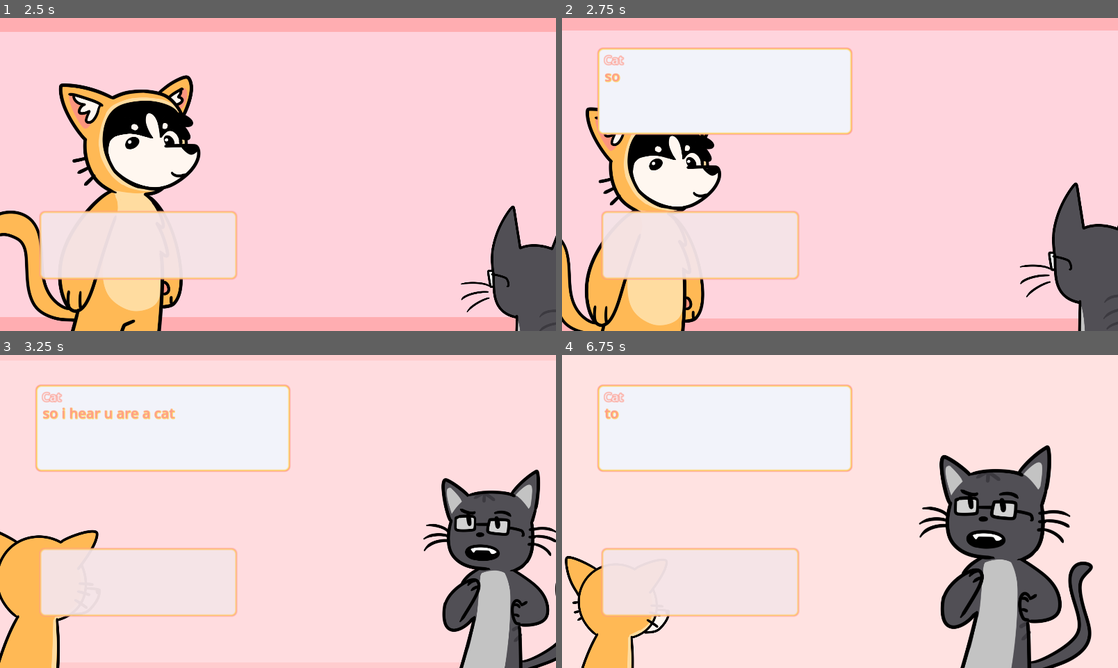
Above: before the commit, frames 1-4 (two rows, left to right).
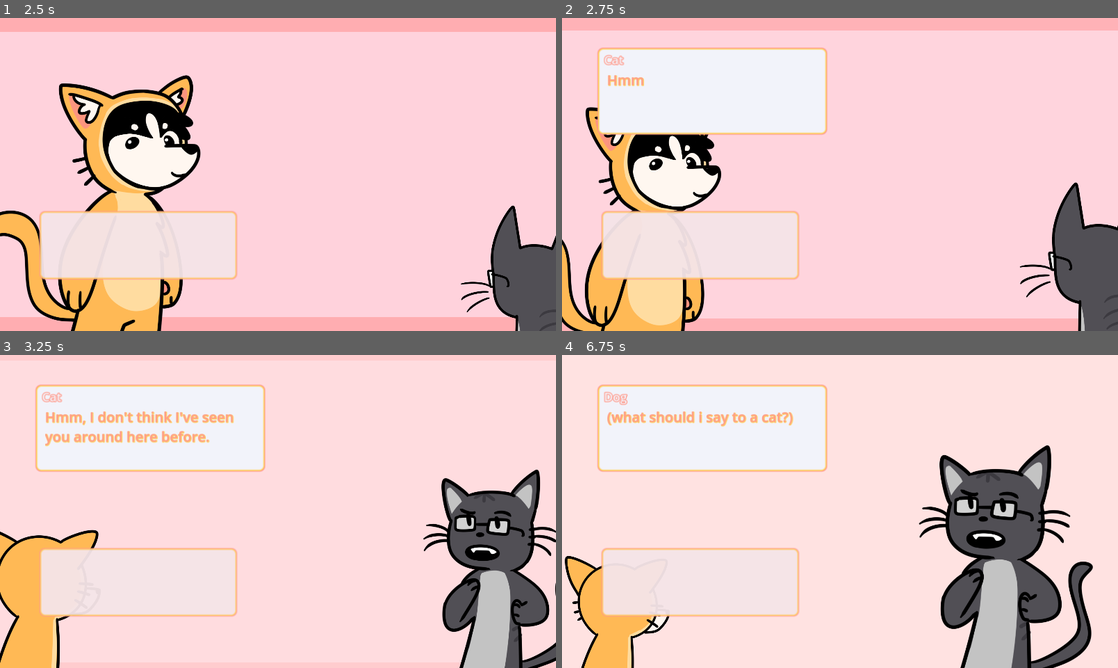
Above: after the commit, the same moments.

Repository: crawsoir/pizza_game
Game: Godot game, scene res://main.tscn
Same seed, same stepped clock (60 frames per second), same inputs: the game is played once before the commit and once after it.
Inputs:
- Up to frame 1 (2.5 s): click "START!!" at 0.5 s; tap Space (interact) at 1.35, 2.1 s
- Up to frame 2 (2.75 s): no input
- Up to frame 3 (3.25 s): tap Space (interact) at 2.85 s
- Up to frame 4 (6.75 s): tap Space (interact) every 0.75 s from 3.6 to 6.6 s

Frame 1 is identical in both runs. In frame 2, 1.5% of the frame differs, in the area x 7-53%, y 9-38%; in frame 3, 3.0%; in frame 4, 2.2%.

Commit message:
Make first battle file

Diff:
--- a/Battlescreen/BattleScreen.tscn
+++ b/Battlescreen/BattleScreen.tscn
@@ -43,11 +43,10 @@
 json_path = "res://Eventmanager/events/battle1.json"
 
 [node name="InteractiveDialogueBox" parent="." instance=ExtResource("7_tgbch")]
-visible = false
 layout_mode = 0
 offset_left = 75.0
 offset_top = 63.0
-offset_right = 600.0
+offset_right = 548.0
 offset_bottom = 240.0
 
 [node name="RoundTimer" type="TextureProgressBar" parent="."]
--- a/DialogueBox/InteractiveDialogueBox.tscn
+++ b/DialogueBox/InteractiveDialogueBox.tscn
@@ -40,9 +40,9 @@
 
 [node name="Text" type="RichTextLabel" parent="."]
 layout_mode = 0
-offset_left = 13.0
-offset_top = 36.0
-offset_right = 444.0
+offset_left = 18.0
+offset_top = 44.0
+offset_right = 440.0
 offset_bottom = 167.0
 theme_override_colors/default_color = Color(1, 0.607843, 0.54902, 1)
 theme_override_colors/font_shadow_color = Color(1, 0.803922, 0.341176, 1)
--- a/Eventmanager/events/battle1.json
+++ b/Eventmanager/events/battle1.json
@@ -2,32 +2,70 @@
   "metadata": {
 	"track_speed": 10,
 	"cat_number": 1,
-	"cat_name": "who knows"
+	"cat_name": "Cat"
   },
   "events": [
-		{
-	  "num": 1,
+	{
 	  "type": "dialogue",
 	  "dialogue": [
-		{"text": "so i hear u are a cat"},
-		{"name": "dog", "text": "sus"}
+		{"text": "Hmm, I don't think I've seen you around here before."},
+		{"text": "Can you talk?"},
+		{"name": "Dog", "text": "(oh no)"},
+		{"name": "Dog", "text": "(what should i say to a cat?)"}
 	  ]
 	},
 	{
-	  "num": 1,
+	  "type": "battle",
+	  "hint": [
+		{"name": "Dog", "text": "(what do cats say?)"},
+	  ],
+	  "word_list": [
+		{"word": "meow", "score": 15}
+	  ]
+	},
+	{
 	  "type": "dialogue",
 	  "dialogue": [
-		{"text": "so i hear u are a cat"},
-		{"name": "dog", "text": "sus"}
+		{"text": "Meow indeed. I agree with you."},
+		{"text": "But what about the economy? How does that make you feel?"},
+		{"name": "Dog", "text": "(economy?!?)"},
 	  ]
-	}
+	},
+	{
+	  "type": "battle",
+	  "hint": [
+		{"name": "Dog", "text": "(how do i feel about the economy?)"},
+	  ],
+	  "word_list": [
+		{"word": "hiss", "score": 15}
+	  ]
+	},
+	{
+	  "type": "dialogue",
+	  "dialogue": [
+		{"text": "It's a cat-astrophe! I'm pawsitively enraged!"},
+		{"name": "Dog", "text": "*vigorously nodding*"},
+		{"text": "I'm glad you're understanding. We'd make fine furriends"},
+	  ]
+	},
+	{
+	  "type": "battle",
+	  "hint": [
+		{"name": "Dog", "text": "(how do i feel about making new friends?)"},
+	  ],
+	  "word_list": [
+		{"word": "purr", "score": 15}
+	  ]
+	},
   ],
   "win_dialogue": [
-	{"text": "ok u pass"},
-	{"name": "dog", "text": "yay"}
+	{"text": "See you around, new cat!"},
+	{"name": "Dog", "text": "(yay! one step closer!)"},
+	{"name": "note: ", "text": "There is only one cat for this demo so far. Stay tuned for more cats and a story!"}
   ],
   "lose_dialogue": [
-	{"text": "too sussy!!@"},
-	{"name": "dog", "text": "sad woof"}
+	{"text": "You're not a cat, are you?"},
+	{"text": "You're a dog!"},
+	{"name": "dog", "text": "(oh no, i've been caught!)"}
   ],
 }
--- a/Eventmanager/events/battle_template.json
+++ b/Eventmanager/events/battle_template.json
@@ -5,22 +5,24 @@
 	"cat_name": "who knows"
   },
   "events": [
-	{
-	  "num": 0,
-	  "type": "battle",
-	  "win_word": "meow",
-	  "word_list": [
-		{"word": "meow", "score": 5},
-		{"word": "woof", "score": -5}
-	]
-	},
-	{
+		{
 	  "num": 1,
 	  "type": "dialogue",
 	  "dialogue": [
 		{"text": "so i hear u are a cat"},
 		{"name": "dog", "text": "sus"}
 	  ]
+	},
+	{
+	  "num": 1,
+	  "type": "battle",
+	  "hint": [
+		{"text": "so i hear u are a cat"},
+		{"name": "dog", "text": "sus"}
+	  ],
+	  "word_list": [
+		{"word": "meow", "score": 15}
+	]
 	}
   ],
   "win_dialogue": [
